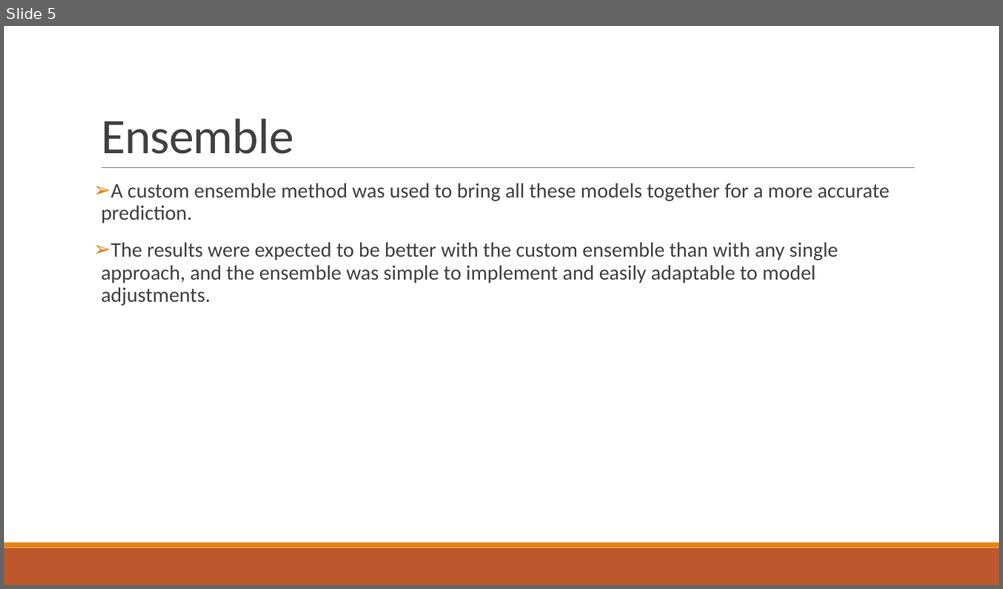
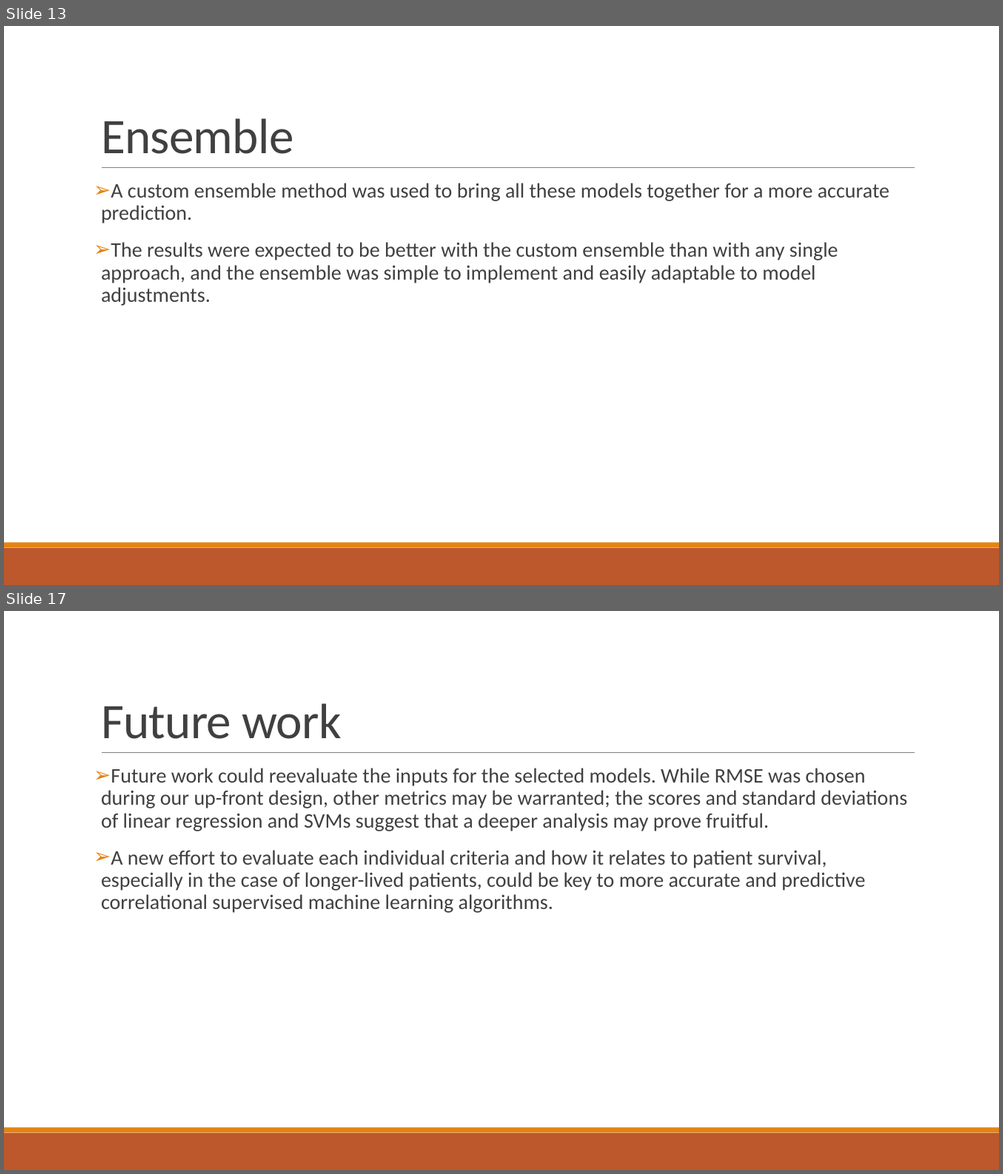
Before and after one commit to HarshCic/Minor-Project, a slide deck: Report & PPT/MinorProject.pptx. Shown one above the other, each under a label of ours: slide 5 before the commit, slides 13 and 17 after it; the slides between them are not shown. The pictures are 1003x589 and 1003x1174 pixels, drawn with LibreOffice and Linux fonts; fonts in the diff are those of the drawing. Boxes give left, top, right and bottom in pixels: in the first picture for what was removed or moved away, otherwise in the second. Text is boxed around its words. In the diff, an @@ line names an element or a change of style, - is before the commit and + after.

```diff
--- a/Report & PPT/MinorProject.pptx
+++ b/Report & PPT/MinorProject.pptx
@@ slide 17 added at [4,611,999,1170], background #FFFFFF; not listed: 3 template elements that a slide beside it also shows @@
@@ title added at [101,703,341,739], 48 pt, text #404040 @@
+Future work
@@ text added at [101,768,907,913], 20 pt, text #404040 @@
+➢ Future work could reevaluate the inputs for the selected models. While RMSE was chosen during our up-front design, other metrics may be warranted; the scores and standard deviations of linear regression and SVMs suggest that a deeper analysis may prove fruitful.
+➢ A new effort to evaluate each individual criteria and how it relates to patient survival, especially in the case of longer-lived patients, could be key to more accurate and predictive correlational supervised machine learning algorithms.
@@ what was slide 5 is now slide 13 @@
```
Also in this commit, not shown: 2 slides changed, 11 other slides added, 1 other file.
